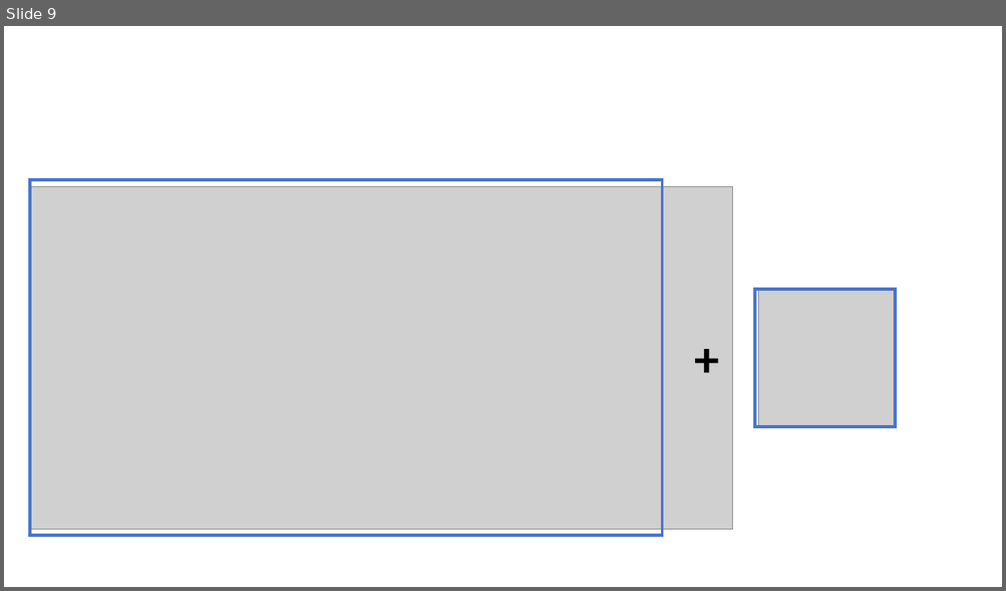
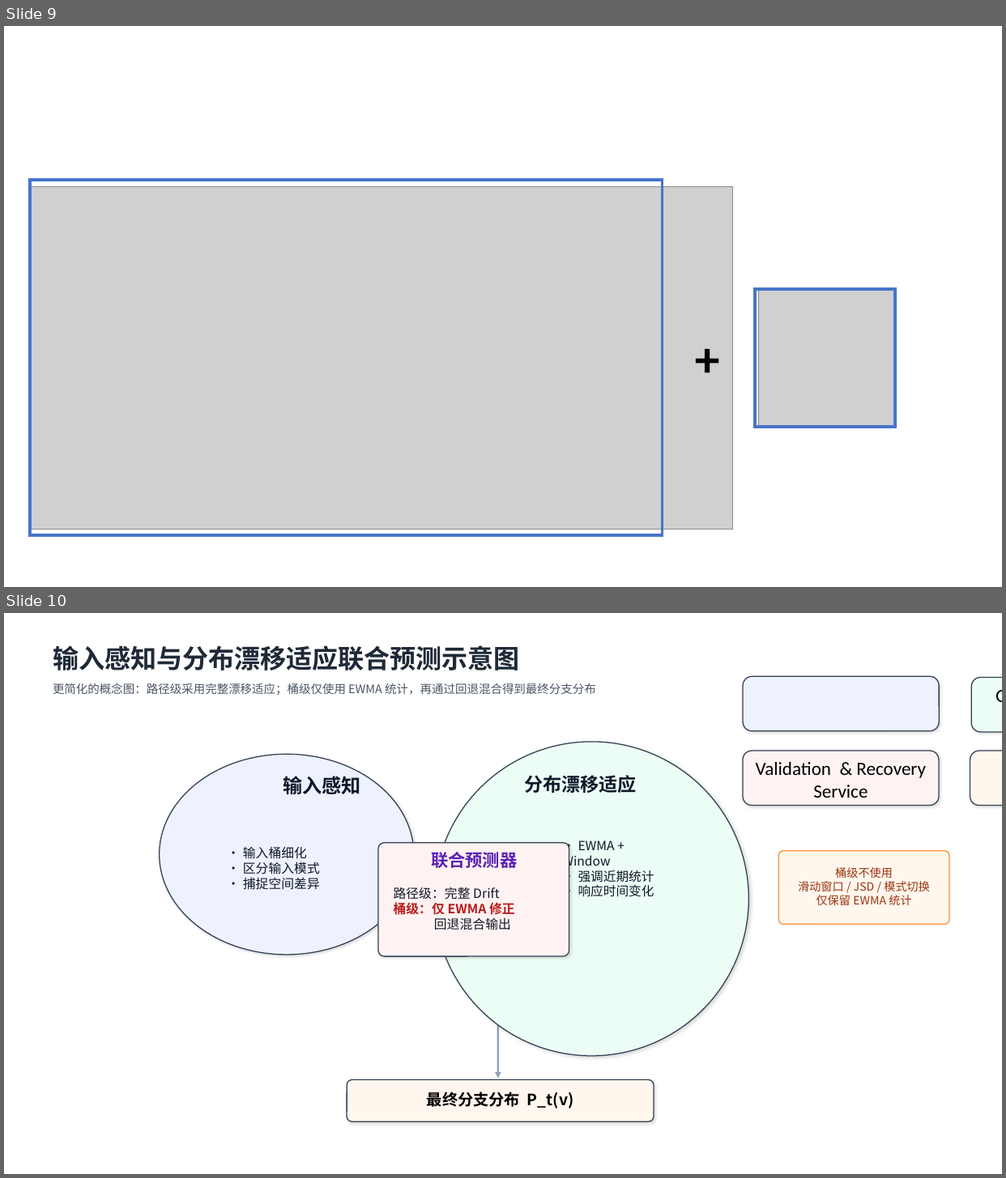
Before and after one commit to wushenghao666/thesis-desktop-material, a slide deck: 美术作品.pptx. Shown one above the other, each under a label of ours: slide 9 before the commit, slides 9 and 10 after it. The pictures are 1006x591 and 1006x1178 pixels, drawn with LibreOffice and Linux fonts; fonts in the diff are those of the drawing; grey boxes stand for pictures. Boxes give left, top, right and bottom in pixels: in the first picture for what was removed or moved away, otherwise in the second. Text is boxed around its words. In the diff, an @@ line names an element or a change of style, - is before the commit and + after.

```diff
--- a/美术作品.pptx
+++ b/美术作品.pptx
@@ slide 10 added at <box>4,613,1002,1174</box>, background #FFFFFF @@
@@ text added at <box>53,645,520,671</box>, 25 pt, text #1F2937, bold @@
+输入感知与分布漂移适应联合预测示意图
@@ text added at <box>53,683,596,695</box>, 11.3 pt, text #4B5563 @@
+更简化的概念图：路径级采用完整漂移适应；桶级仅使用 EWMA 统计，再通过回退混合得到最终分支分布
@@ rounded rectangle added at <box>743,677,939,731</box>, fill #EEF2FF, outline #334155 1 pt @@
@@ rounded rectangle added at <box>972,677,1002,732</box>, fill #ECFDF5, outline #334155 1 pt, 18 pt, text #000000 @@
+Gating & Budgeting
+Service
@@ ellipse added at <box>160,755,414,955</box>, fill #EEF2FF, outline #334155 1 pt @@
@@ ellipse added at <box>434,742,749,1056</box>, fill #ECFDF5, outline #334155 1 pt @@
@@ rounded rectangle added at <box>743,751,939,806</box>, fill #FEF2F2, outline #334155 1 pt, 18 pt, text #000000 @@
+Validation & Recovery
+Service
@@ rounded rectangle added at <box>970,751,1002,806</box>, fill #FFF7ED, outline #334155 1 pt, 18 pt, text #000000 @@
+Buffering
+Service
@@ text added at <box>283,773,361,794</box>, 18.8 pt, text #0F172A, bold @@
+输入感知
@@ text added at <box>524,775,637,793</box>, 18 pt, text #0F172A, bold @@
+分布漂移适应
@@ text added at <box>243,847,320,890</box>, 12.3 pt, text #111827 @@
+• 输入桶细化
+• 区分输入模式
+• 捕捉空间差异
@@ rounded rectangle added at <box>378,843,569,956</box>, fill #FEF2F2, outline #334155 1 pt @@
@@ text added at <box>431,852,517,868</box>, 16.6 pt, text #5B21B6, bold @@
+联合预测器
@@ text added at <box>562,841,654,897</box>, 12.2 pt, text #111827 @@
+• EWMA + Window
+• 强调近期统计
+• 响应时间变化
@@ rounded rectangle added at <box>779,851,949,924</box>, fill #FFF7ED, outline #FB923C 1 pt @@
@@ text added at <box>798,867,930,905</box>, 11 pt, text #9A3412 @@
+桶级不使用
+滑动窗口 / JSD / 模式切换
+仅保留 EWMA 统计
@@ text added at <box>394,887,515,931</box>, 12.3 pt, text #111827 @@
+路径级：完整 Drift
+桶级：仅 EWMA 修正
+回退混合输出
@@ arrow added from (498, 1024) to (498, 1079), #94A3B8 1.8 pt @@
@@ rounded rectangle added at <box>347,1080,654,1122</box>, fill #FFF7ED, outline #334155 1 pt @@
@@ text added at <box>427,1092,573,1109</box>, 15 pt, text #000000, bold @@
+最终分支分布 P_t(v)
```
Also in this commit, not shown: 1 slide changed, 35 other files.
